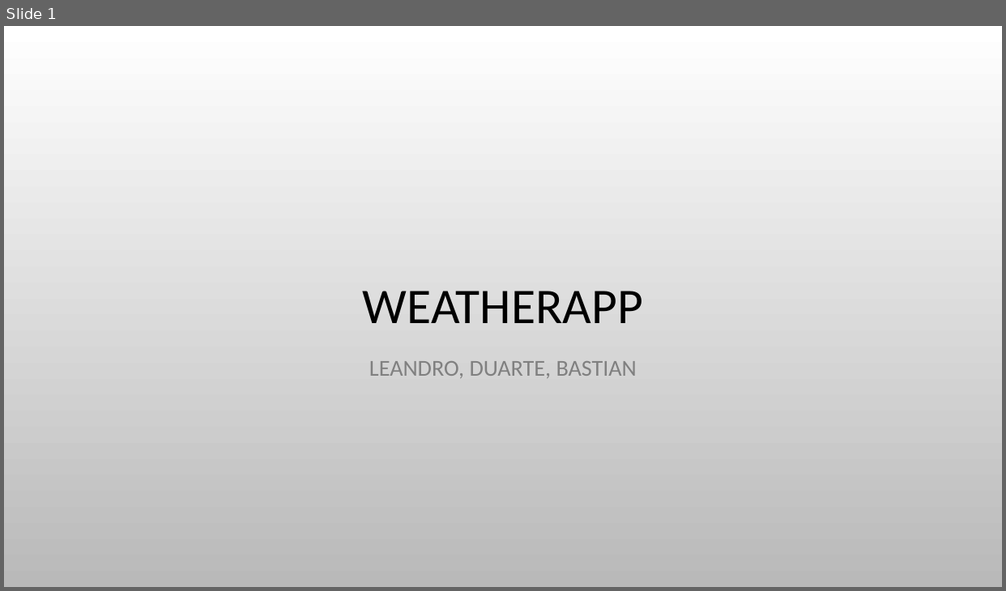
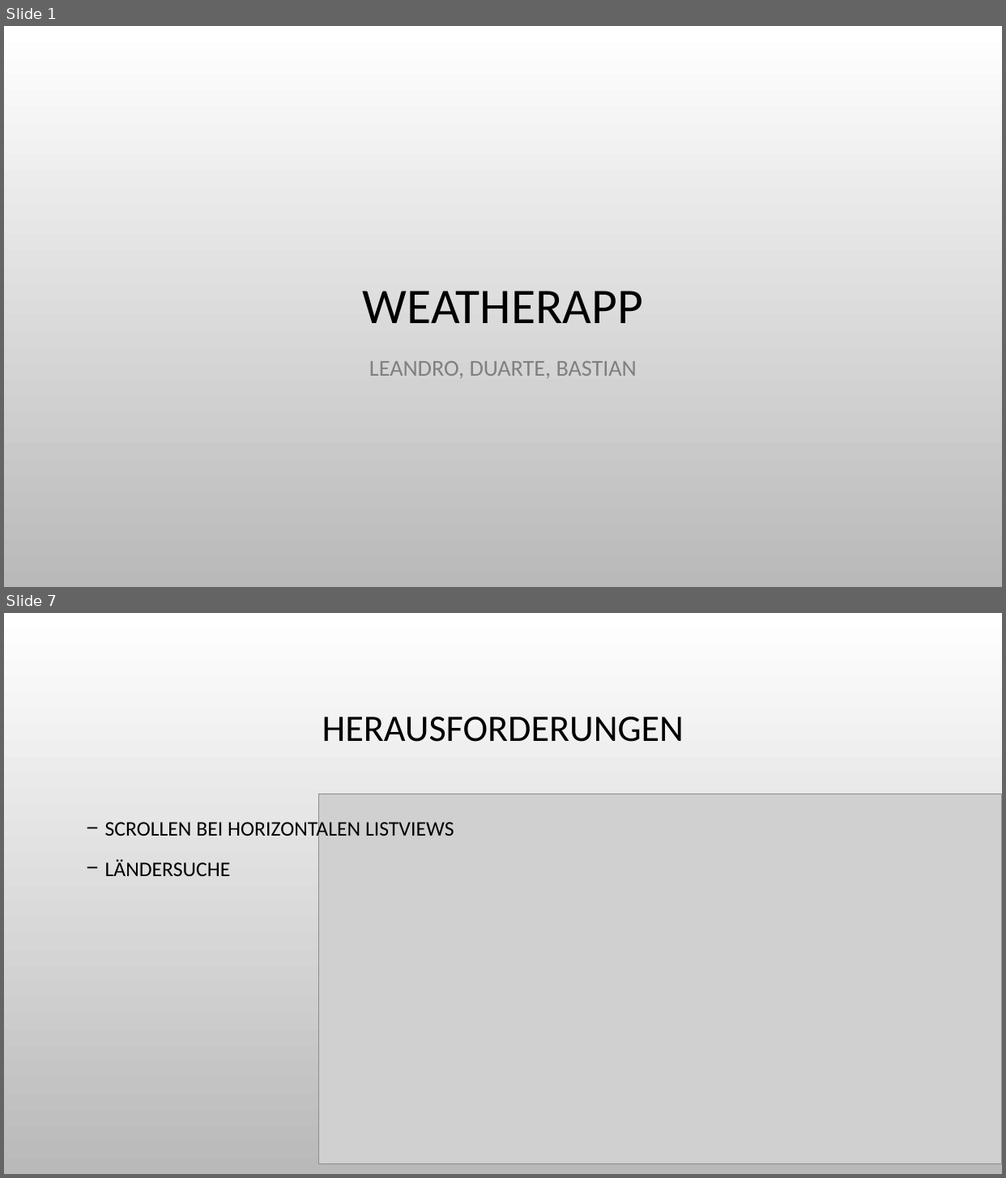
Before and after one commit to Leandro123321/uk335LD, a slide deck: ModulProjekt/Verkaufspräsentation.pptx. Shown one above the other, each under a label of ours: slide 1 before the commit, slides 1 and 7 after it; the slides between them are not shown. The pictures are 1006x591 and 1006x1178 pixels, drawn with LibreOffice and Linux fonts; fonts in the diff are those of the drawing; grey boxes stand for pictures; background and template pictures are left out. Boxes give left, top, right and bottom in pixels: in the first picture for what was removed or moved away, otherwise in the second. Text is boxed around its words. In the diff, an @@ line names an element or a change of style, - is before the commit and + after.

Commit message:
added presentation + picture(bastian)

```diff
--- a/ModulProjekt/Verkaufspräsentation.pptx
+++ b/ModulProjekt/Verkaufspräsentation.pptx
@@ slide 7 added at [4,613,1002,1174], background picture (left out) @@
@@ title added at [322,717,684,742], 36 pt, text #000000 @@
+HERAUSFORDERUNGEN
@@ picture added at [318,794,1002,1165] @@
@@ text added at [105,819,454,876], 20 pt, text #000000 @@
+− SCROLLEN BEI HORIZONTALEN LISTVIEWS
+− LÄNDERSUCHE
```
Also in this commit, not shown: 8 slides changed, 1 other slide added, 2 slides removed, 1 other file.
